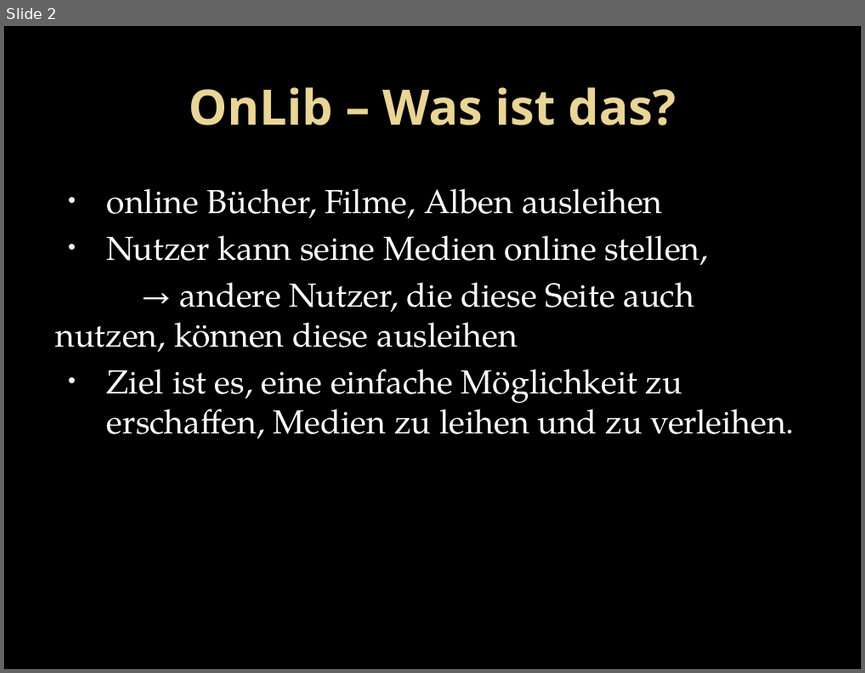
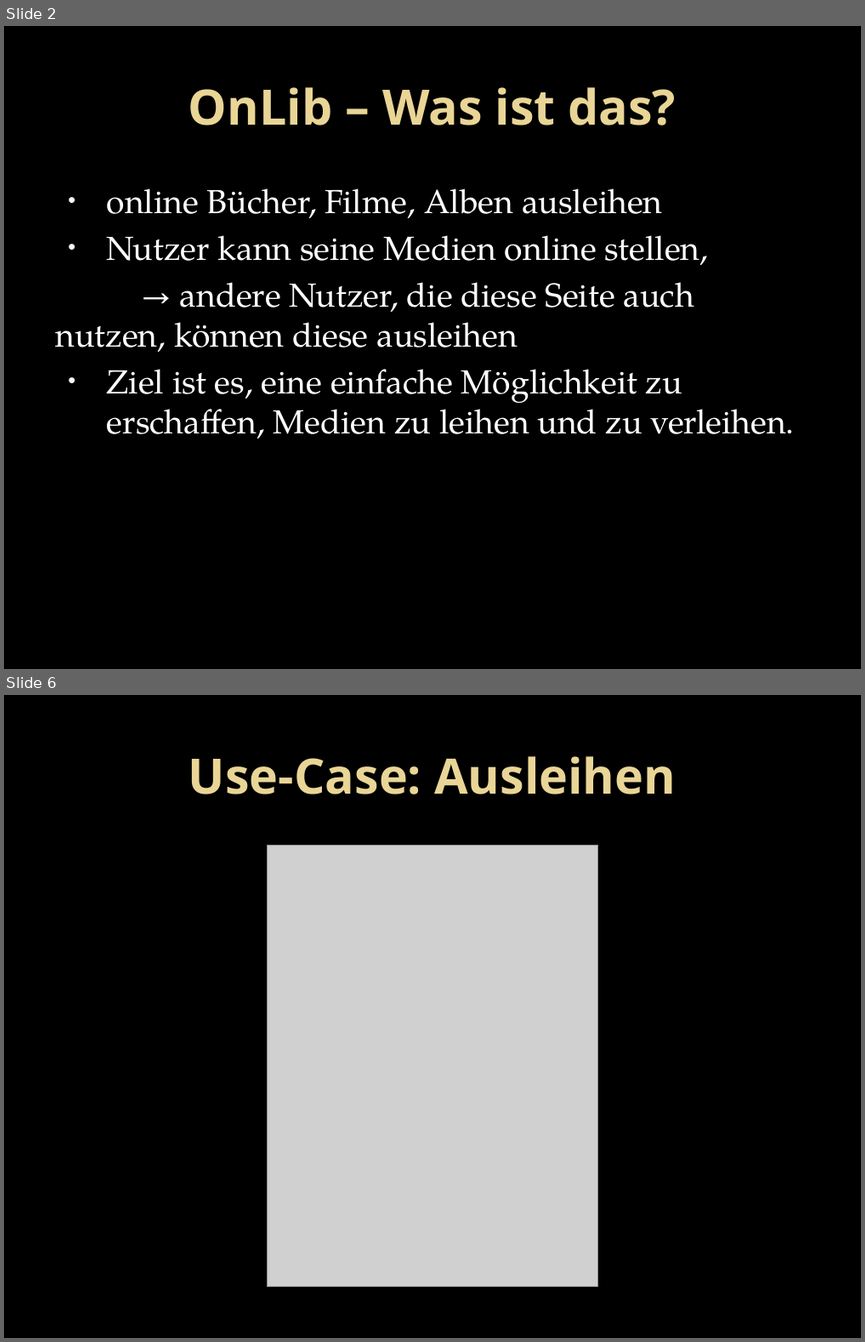
Before and after one commit to twerner93/OnLib_Documents, a slide deck: Final Project Handin/Final Presentation/Online-Library.pptx. Shown one above the other, each under a label of ours: slide 2 before the commit, slides 2 and 6 after it; the slides between them are not shown. The pictures are 865x673 and 865x1342 pixels, drawn with LibreOffice and Linux fonts; fonts in the diff are those of the drawing; grey boxes stand for pictures; background and template pictures are left out. Boxes give left, top, right and bottom in pixels: in the first picture for what was removed or moved away, otherwise in the second. Text is boxed around its words. In the diff, an @@ line names an element or a change of style, - is before the commit and + after.

```diff
--- a/Final Project Handin/Final Presentation/Online-Library.pptx
+++ b/Final Project Handin/Final Presentation/Online-Library.pptx
@@ slide 6 added at (4,695,861,1338), background picture (left out) @@
@@ title added at (188,756,676,794), 41 pt, text gradient #EAD696 to #E7D081, bold @@
+Use-Case: Ausleihen
@@ picture added at (267,845,598,1287) @@
```
Also in this commit, not shown: 17 other slides added, 2 slides removed, 4 other files.
